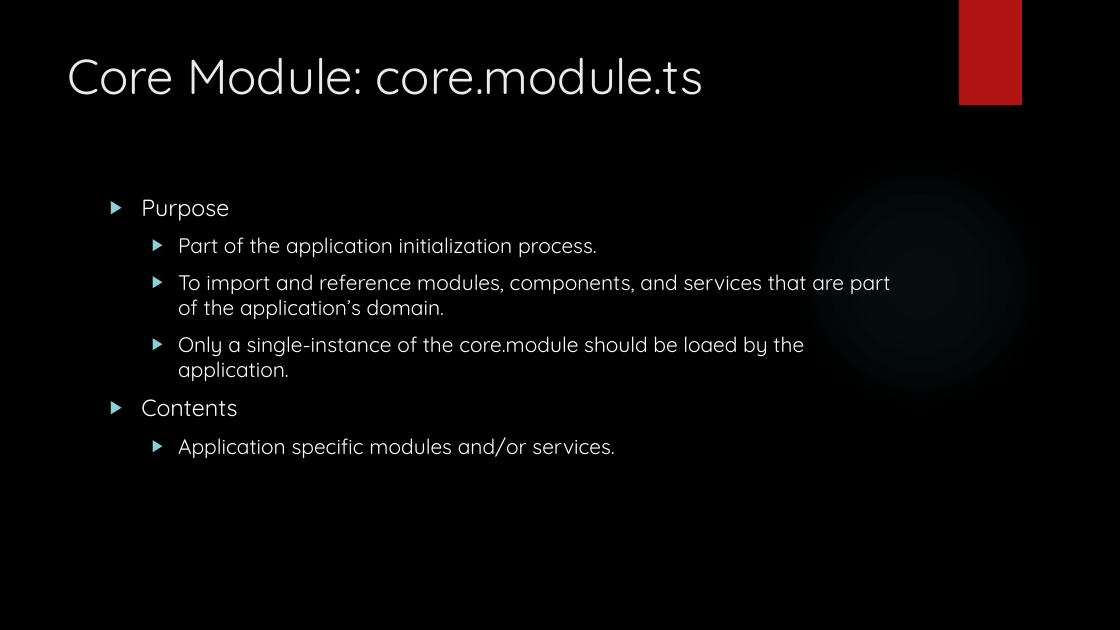
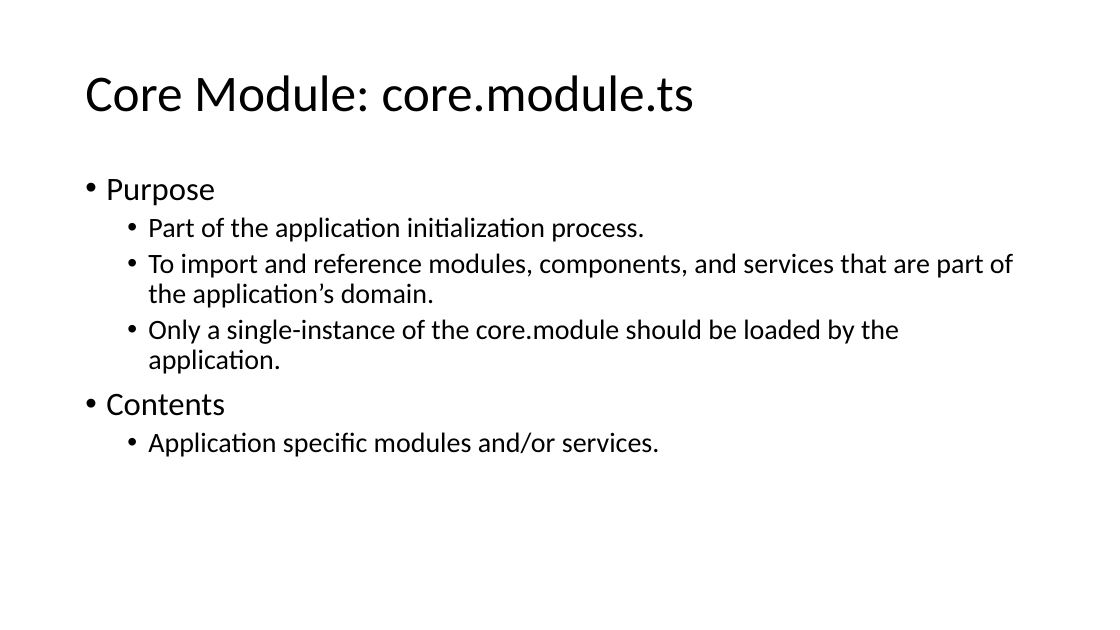
Before and after one commit to buildmotion/custom-angular-modules, a slide deck: slide 19 of presentation/custom-angular-modules.pptx. Drawn at 1120x630 pixels with LibreOffice and Linux fonts; fonts in the diff are those of the drawing; background and template pictures are left out. Boxes give left, top, right and bottom in pixels: in the first picture for what was removed or moved away, otherwise in the second. Text is boxed around its words. In the diff, an @@ line names an element or a change of style, - is before the commit and + after.

```diff
--- a/presentation/custom-angular-modules.pptx
+++ b/presentation/custom-angular-modules.pptx
@@ background picture (left out) to #FFFFFF @@
@@ rectangle removed at bbox=[959, 0, 1022, 105] @@
@@ title "Core Module: core.module.ts": place and size @@
-title "Core Module: core.module.ts" at bbox=[68, 57, 704, 95]
+title "Core Module: core.module.ts" at bbox=[85, 75, 694, 112]
@@ title "Core Module: core.module.ts" at bbox=[85, 75, 694, 112]: size 42 to 44 pt, font Quicksand to Calibri, text colour #EBEBEB to #000000; line spacing 1 to 0.9; vertical alignment top to middle @@
@@ text "Purpose": place and size @@
-text "Purpose" at bbox=[141, 199, 890, 458]
+text "Purpose" at bbox=[106, 179, 1013, 457]
@@ text at bbox=[106, 179, 1013, 457]: size 20 to 28 pt in "Purpose", "Contents"; font Quicksand to Calibri, text colour #FFFFFF to #000000 in "Purpose", "Part of the application initialization process.", "To import and reference modules, components, and ...", "Contents" and 1 more places; size 18 to 24 pt in "Part of the application initialization process.", "To import and reference modules, components, and ...", "Application specific modules and/or services."; bullet ▶ to •; line spacing 1 to 0.9; less space between paragraphs @@
@@ ellipse removed at bbox=[791, 154, 1049, 413] @@
@@ text at bbox=[148, 319, 899, 374]: text changed; size 18 to 24 pt; font Quicksand to Calibri; text colour #FFFFFF to #000000 @@
-  ▶ Only a single-instance of the core.module should be loaed by the application.
+  • Only a single-instance of the core.module should be loaded by the application.
```
Also in this commit, not shown: 42 other slides changed, 5 slides added, 20 slides removed, 2 other files.
